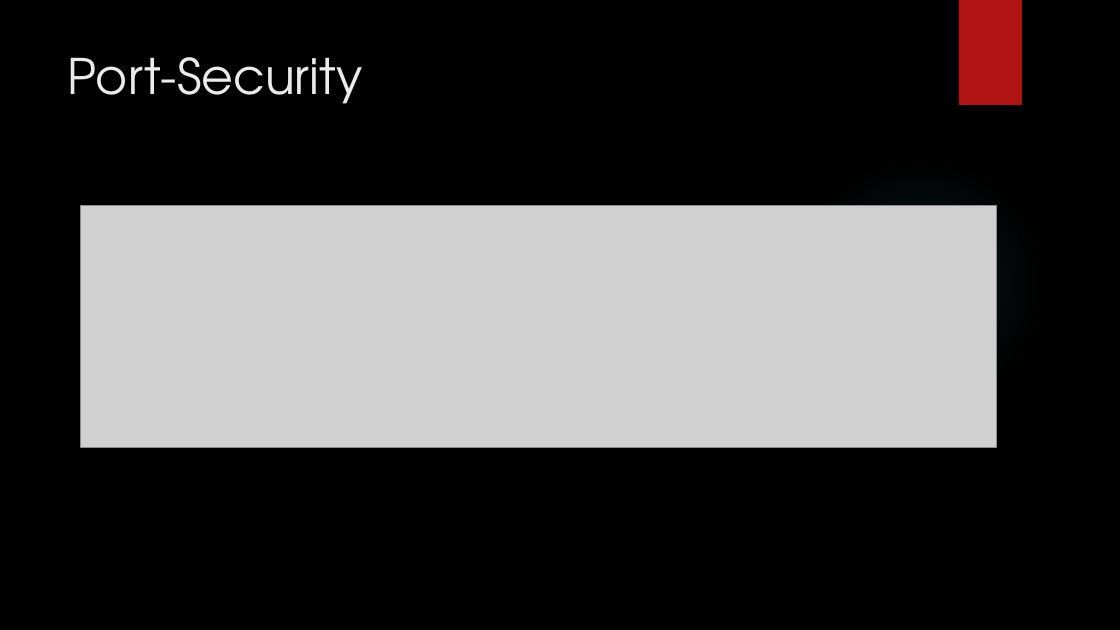
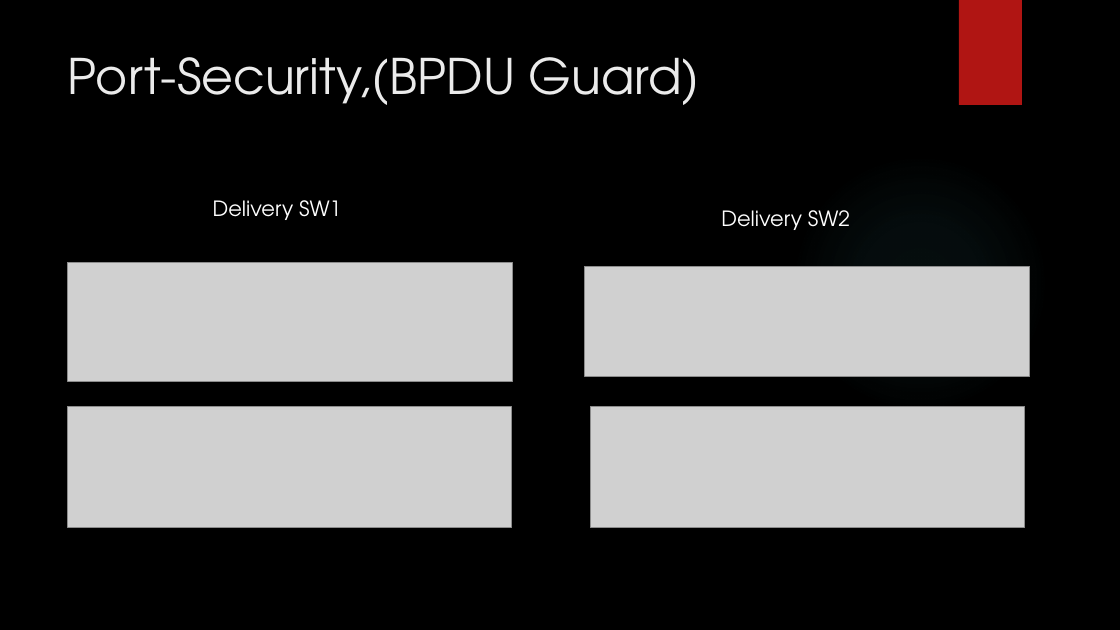
Before and after one commit to LajkaK2006/BorsodNet, a slide deck: slide 7 of Tacos KFT.pptx. Drawn at 1120x630 pixels with LibreOffice and Linux fonts; fonts in the diff are those of the drawing; grey boxes stand for pictures; background and template pictures are left out. Boxes give left, top, right and bottom in pixels: in the first picture for what was removed or moved away, otherwise in the second. Text is boxed around its words. In the diff, an @@ line names an element or a change of style, - is before the commit and + after.

```diff
--- a/Tacos KFT.pptx
+++ b/Tacos KFT.pptx
@@ title at (68,57,700,105): text changed @@
-Port-Security
+Port-Security,(BPDU Guard)
@@ picture removed at (80,206,996,448) @@
@@ text added at (213,200,341,220), 18 pt, text #FFFFFF @@
+Delivery SW1
@@ text added at (721,210,850,230), 18 pt, text #FFFFFF @@
+Delivery SW2
@@ picture added at (68,263,513,382) @@
@@ picture added at (585,266,1030,376) @@
@@ picture added at (68,407,512,528) @@
@@ picture added at (590,407,1024,528) @@
```
Also in this commit, not shown: 2 other slides changed, 2 slides added, 1 slide removed, 2 other files.
